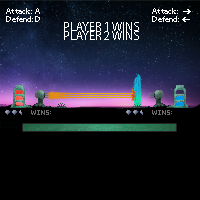
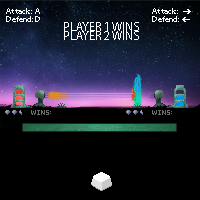
Revision of a layered w=200, h=200 image; what changed, layer by layer:
added group "Instruction Button" with 4 layers above "shield_hit" over [91, 172, 112, 191]
added layer "bottom shade" in group "Instruction Button" over [91, 184, 112, 191]
added layer "Layer 11" in group "Instruction Button" over [91, 172, 112, 190]
added layer "Layer 10" in group "Instruction Button" over [92, 185, 112, 191]
added layer "Layer 1 copy" in group "Instruction Button" over [92, 177, 111, 190]
